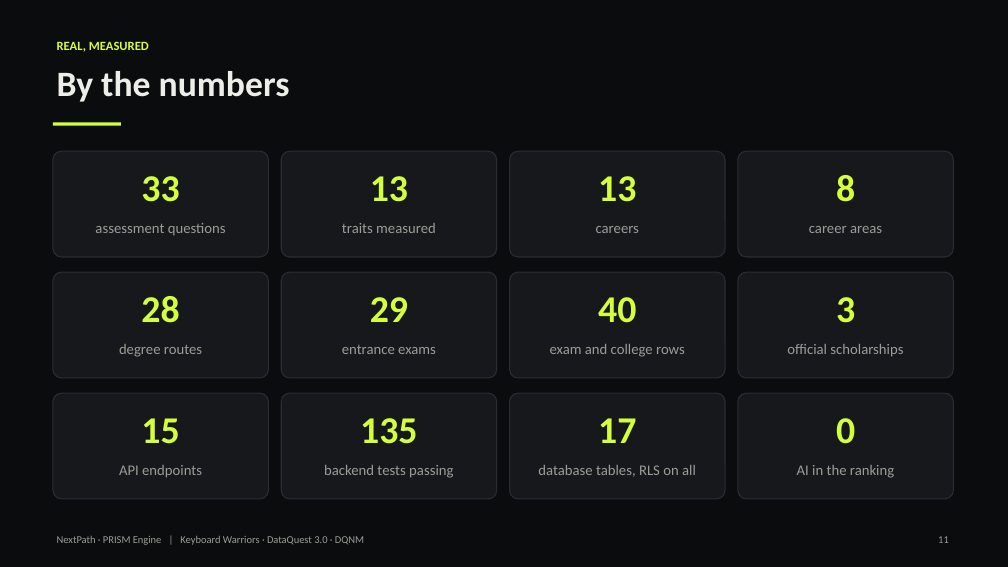
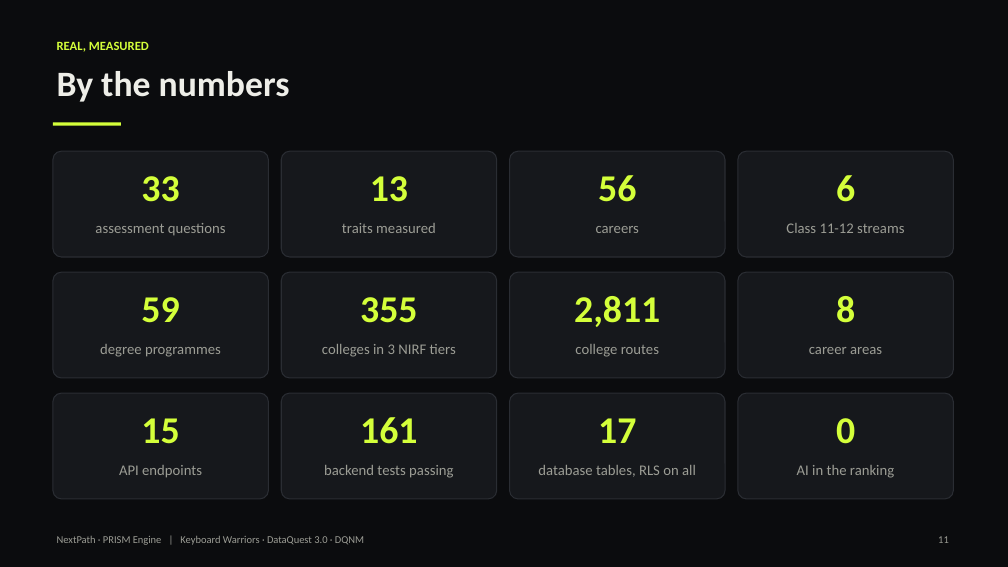
Before and after one commit to xSnehank/nextpath-prime, a slide deck: slide 11 of docs/PRISM-Engine.pptx. Drawn at 1008x567 pixels with LibreOffice and Linux fonts; fonts in the diff are those of the drawing. Boxes give left, top, right and bottom in pixels: in the first picture for what was removed or moved away, otherwise in the second. Text is boxed around its words. In the diff, an @@ line names an element or a change of style, - is before the commit and + after.

Commit message:
feat: stream-aware catalog with 56 careers, 59 programmes and 355 colleges
- db/data/*.csv: curated careers, degree programmes (eligible and natural
  Class 11-12 streams per regulator), 355 colleges with NIRF 2025 tiers,
  and fee sources (official where found, otherwise flagged estimates).
- db/scripts/build_catalog.py validates the catalog and generates seed 02;
  O*NET weights read careers.csv; market rows for the 43 new careers.
- Migration 004: profiles.stream, courses eligible/primary streams,
  exams_colleges.tier; SQL tests for the new rules.
- Backend: step 0 stream rule (own stream first, closed careers left out),
  cost at a typical (median) college, colleges shown 4 per tier;
  StudentProfile.stream required; stream_match / typical_college / tier.
- Frontend: stream question on onboarding, "Outside your stream" badge,
  colleges grouped by tier with course and city.
- Docs: guide section 4 (steps 0, 3, 5), README data section, deck.

```diff
--- a/docs/PRISM-Engine.pptx
+++ b/docs/PRISM-Engine.pptx
@@ text at [598,175,636,202]: text changed @@
-13
+56
@@ text at [836,175,855,202]: text changed @@
-8
+6
@@ text at [786,223,904,233]: text changed @@
-career areas
+Class 11-12 streams
@@ text at [141,297,179,323]: text changed @@
-28
+59
@@ text at [360,297,417,323]: text changed @@
-29
+355
@@ text at [574,296,660,327]: text changed @@
-40
+2,811
@@ text at [836,296,855,323]: text changed @@
-3
+8
@@ text at [100,344,221,357]: text changed @@
-degree routes
+degree programmes
@@ text at [322,344,456,357]: text changed @@
-entrance exams
+colleges in 3 NIRF tiers
@@ text at [575,344,659,357]: text changed @@
-exam and college rows
+college routes
@@ text at [809,347,882,354]: text changed @@
-official scholarships
+career areas
@@ text at [360,417,417,444]: text changed @@
-135
+161
```
Also in this commit, not shown: 5 other slides changed, 43 other files.
